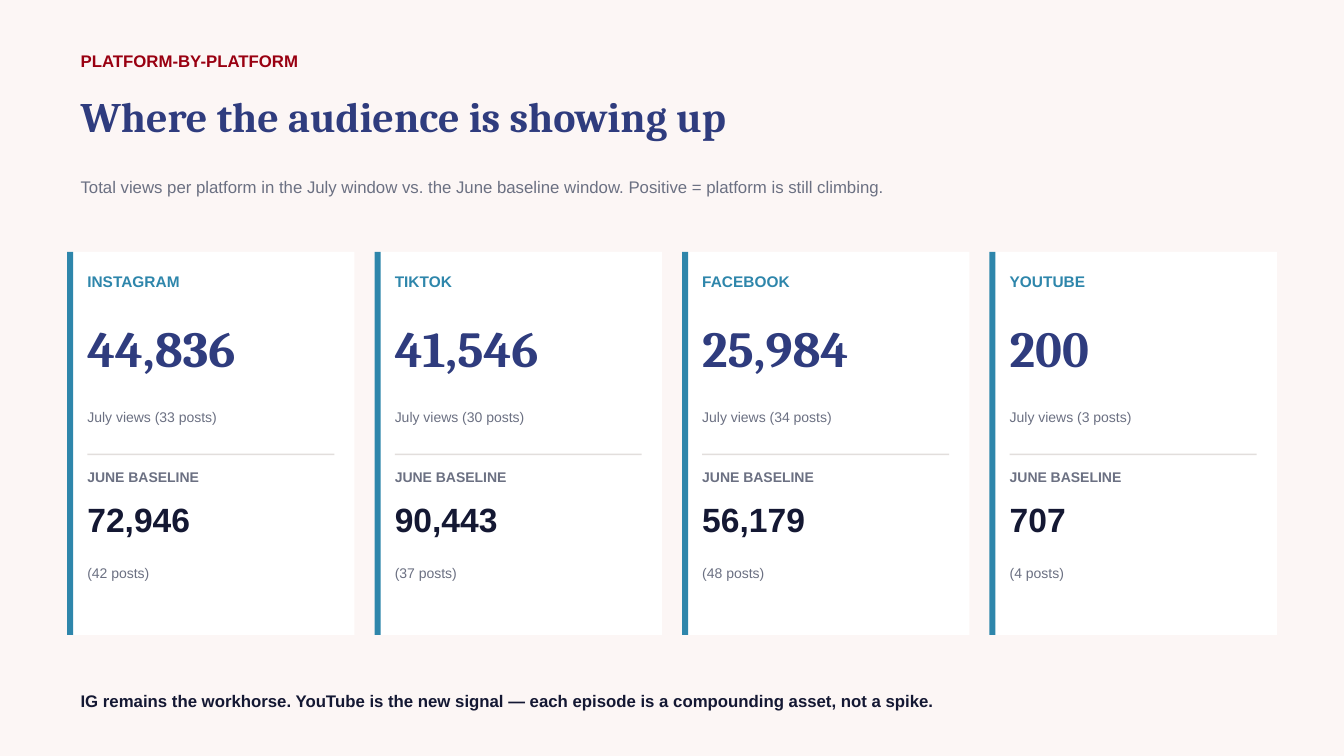
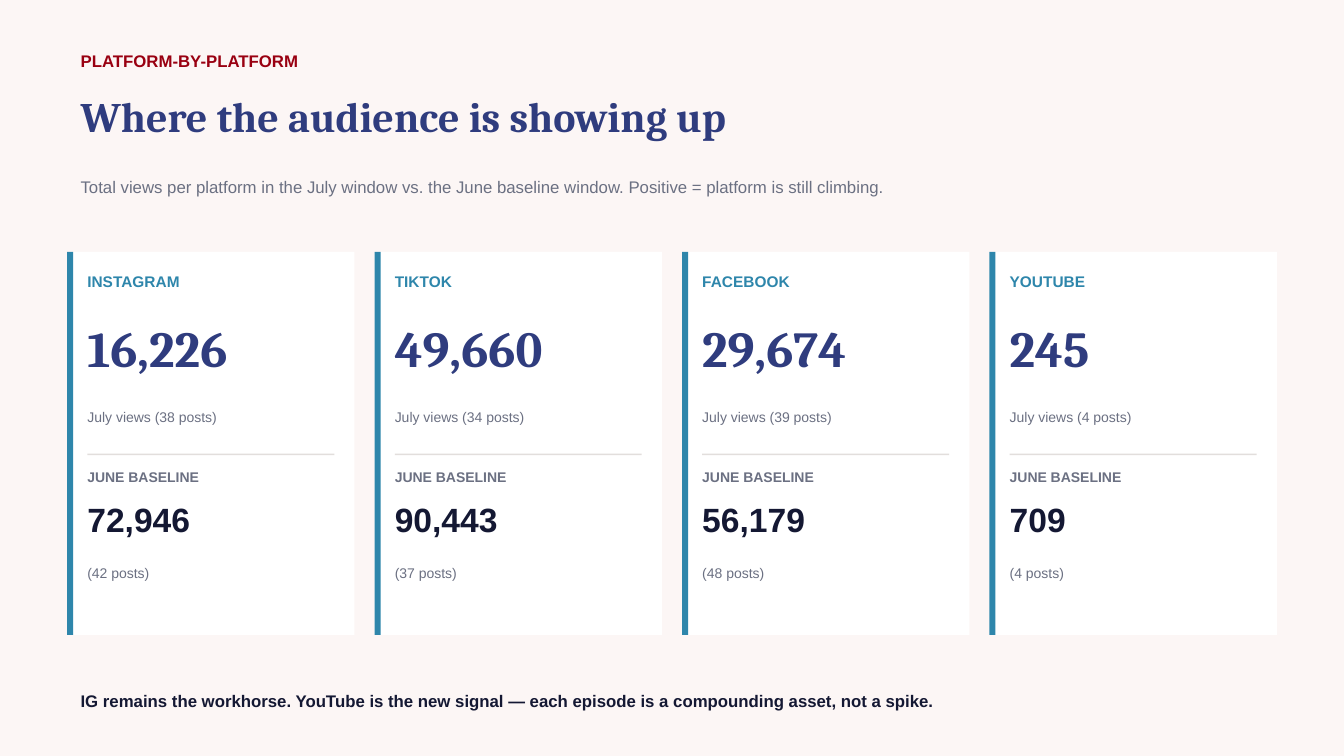
Before and after one commit to zvmmer/talking-downey-kpis, a slide deck: slide 3 of MONTHLY_REPORT_2026-07.pptx. Drawn at 1344x756 pixels with LibreOffice and Linux fonts; fonts in the diff are those of the drawing. Boxes give left, top, right and bottom in pixels: in the first picture for what was removed or moved away, otherwise in the second. Text is boxed around its words. In the diff, an @@ line names an element or a change of style, - is before the commit and + after.

```diff
--- a/MONTHLY_REPORT_2026-07.pptx
+++ b/MONTHLY_REPORT_2026-07.pptx
@@ text at [87,333,227,374]: text changed @@
-44,836
+16,226
@@ text at [395,332,543,374]: text changed @@
-41,546
+49,660
@@ text at [702,332,846,374]: text changed @@
-25,984
+29,674
@@ text at [1010,332,1090,368]: text changed @@
-200
+245
@@ text at [87,412,217,425]: text changed @@
-July views (33 posts)
+July views (38 posts)
@@ text at [395,412,524,425]: text changed @@
-July views (30 posts)
+July views (34 posts)
@@ text at [702,412,832,425]: text changed @@
-July views (34 posts)
+July views (39 posts)
@@ text at [1010,412,1131,425]: text changed @@
-July views (3 posts)
+July views (4 posts)
@@ text at [1010,508,1066,533]: text changed @@
-707
+709
```
Also in this commit, not shown: 4 other slides changed, 5 other files.
